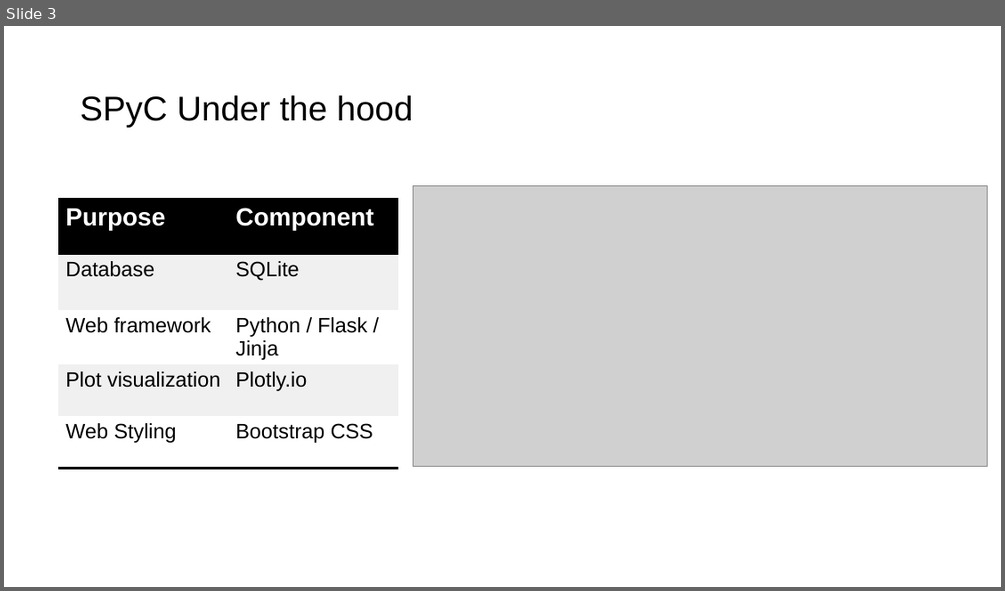
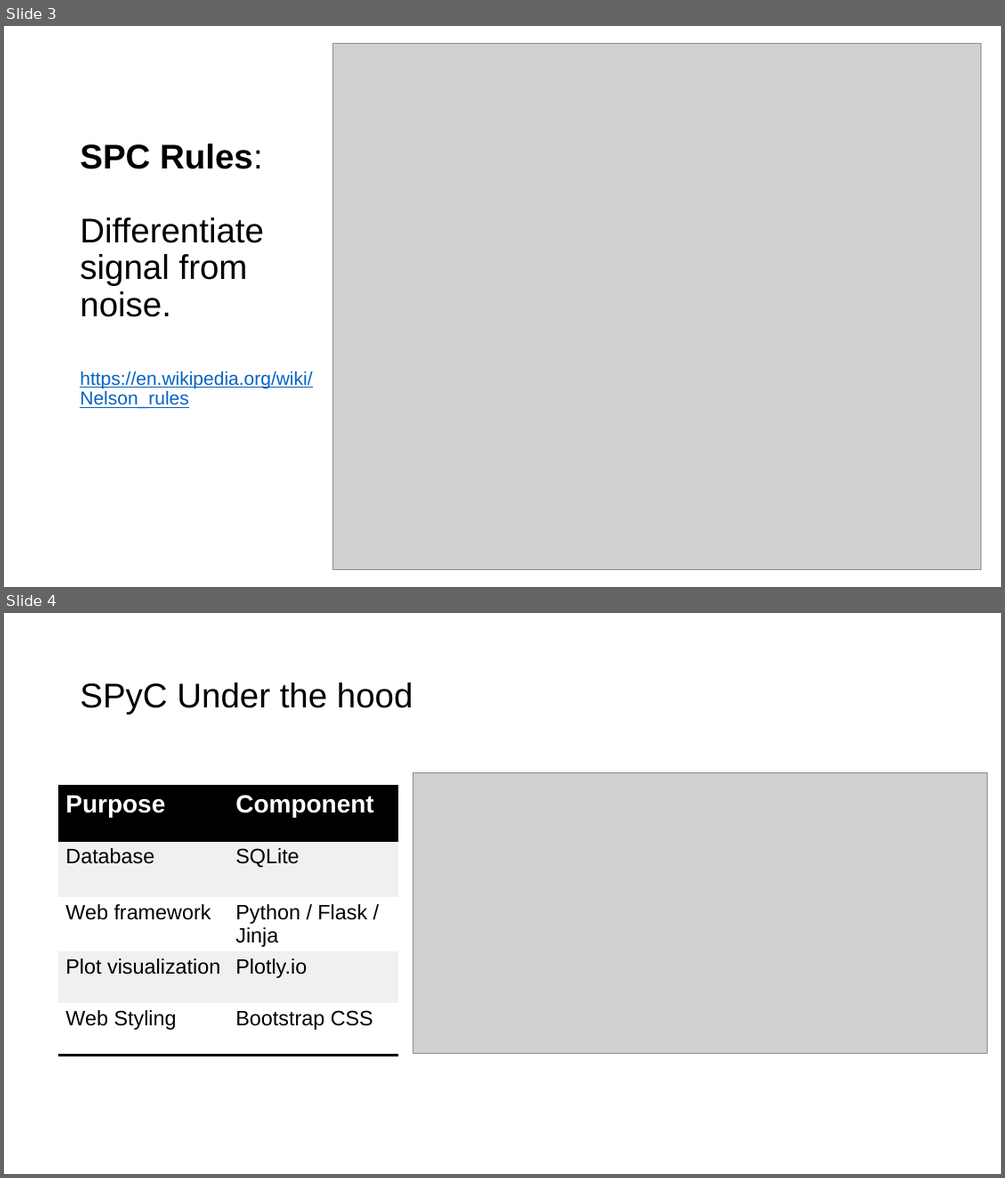
Before and after one commit to cwahrenburg/spc, a slide deck: SPyC Overview.pptx. Shown one above the other, each under a label of ours: slide 3 before the commit, slides 3 and 4 after it. The pictures are 1005x591 and 1005x1178 pixels, drawn with LibreOffice and Linux fonts; fonts in the diff are those of the drawing; grey boxes stand for pictures. Boxes give left, top, right and bottom in pixels: in the first picture for what was removed or moved away, otherwise in the second. Text is boxed around its words. In the diff, an @@ line names an element or a change of style, - is before the commit and + after.

```diff
--- a/SPyC Overview.pptx
+++ b/SPyC Overview.pptx
@@ slide 3 added at box(4, 26, 1001, 587), background #FFFFFF @@
@@ picture added at box(333, 43, 981, 570) @@
@@ title added at box(80, 143, 312, 409), 18 pt, text #0563C1, underline @@
+SPC Rules:
+Differentiate signal from noise.
+https://en.wikipedia.org/wiki/Nelson_rules
@@ what was slide 3 is now slide 4 @@
```
Also in this commit, not shown: 2 slides changed, 6 other files.
